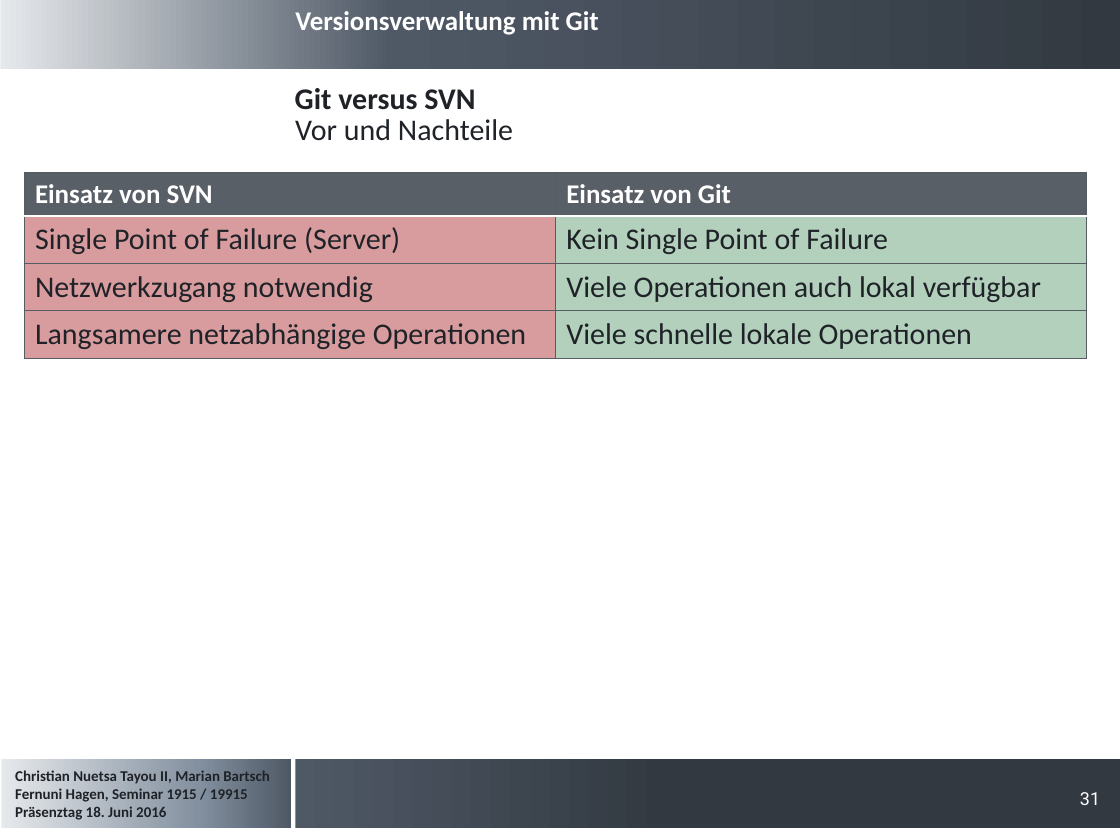
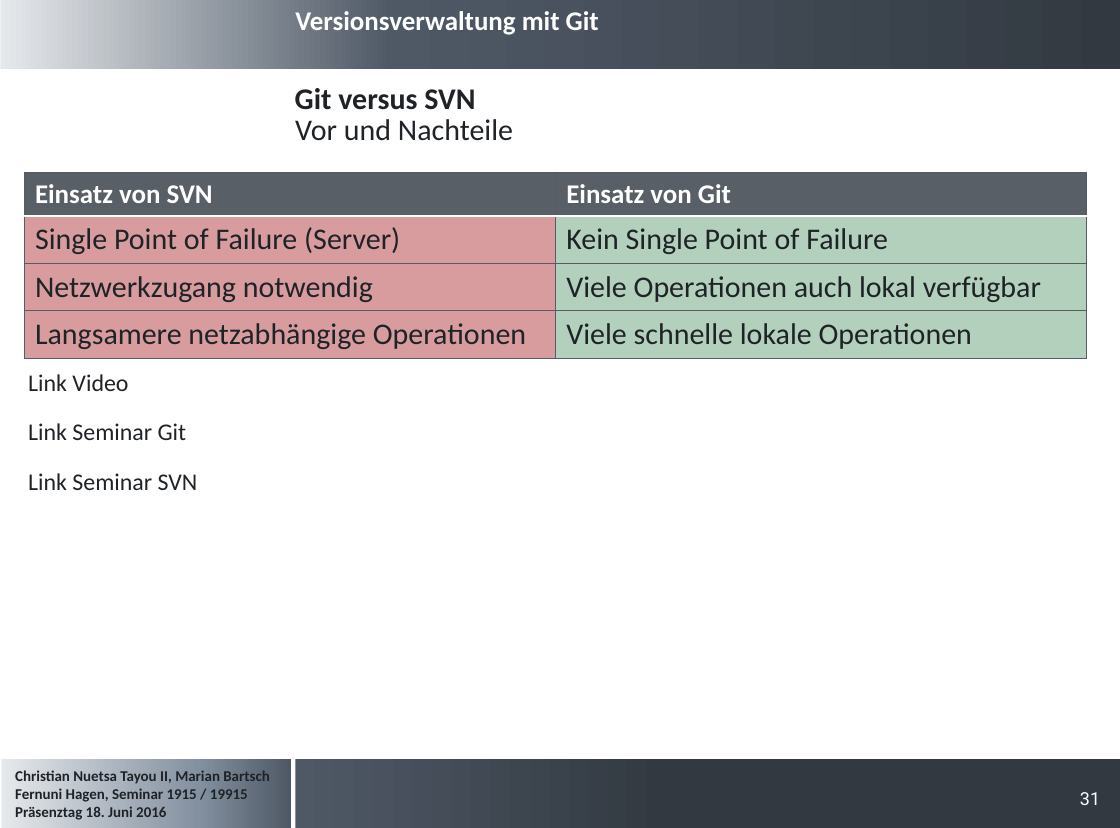
Before and after one commit to cristallin/git-project-seminar, a slide deck: slide 31 of Präsentation_Seminararbeit.pptx. Drawn at 1120x828 pixels with LibreOffice and Linux fonts; fonts in the diff are those of the drawing; background and template pictures are left out. Boxes give left, top, right and bottom in pixels: in the first picture for what was removed or moved away, otherwise in the second. Text is boxed around its words. In the diff, an @@ line names an element or a change of style, - is before the commit and + after.

```diff
--- a/Präsentation_Seminararbeit.pptx
+++ b/Präsentation_Seminararbeit.pptx
@@ text added at [28,374,128,391], 16 pt, text #1F2328 @@
+Link Video
@@ text added at [28,423,187,440], 16 pt, text #1F2328 @@
+Link Seminar Git
@@ text added at [28,473,198,490], 16 pt, text #1F2328 @@
+Link Seminar SVN
```
Also in this commit, not shown: 7 other slides changed, 1 other file.
